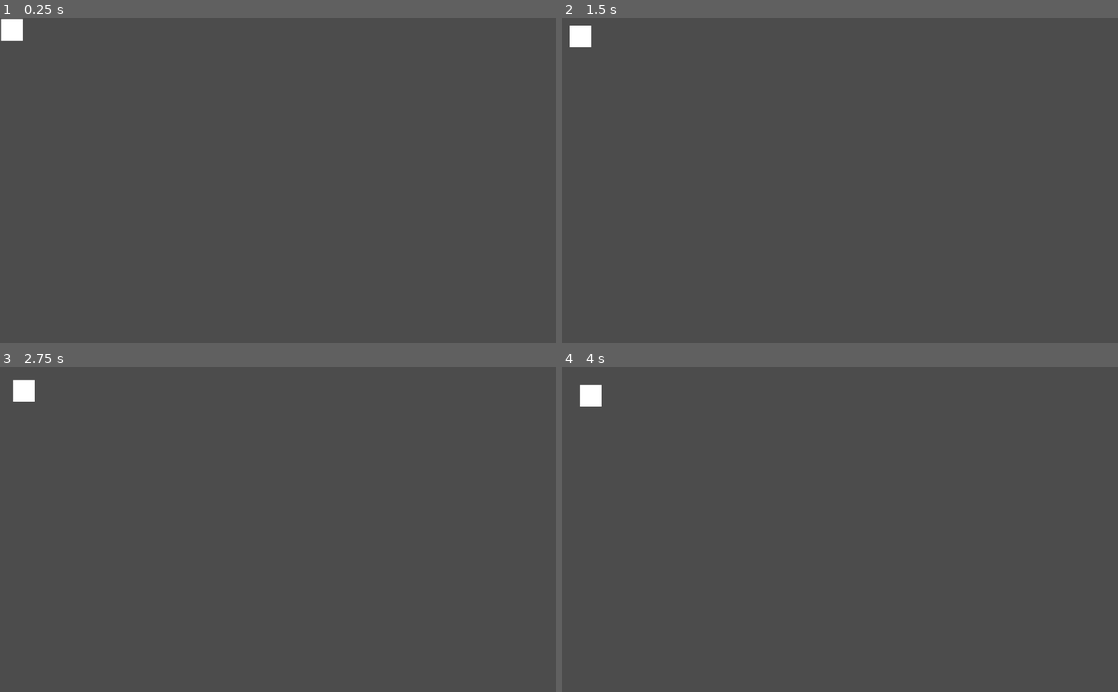
Above: before the commit, frames 1-4 (two rows, left to right).
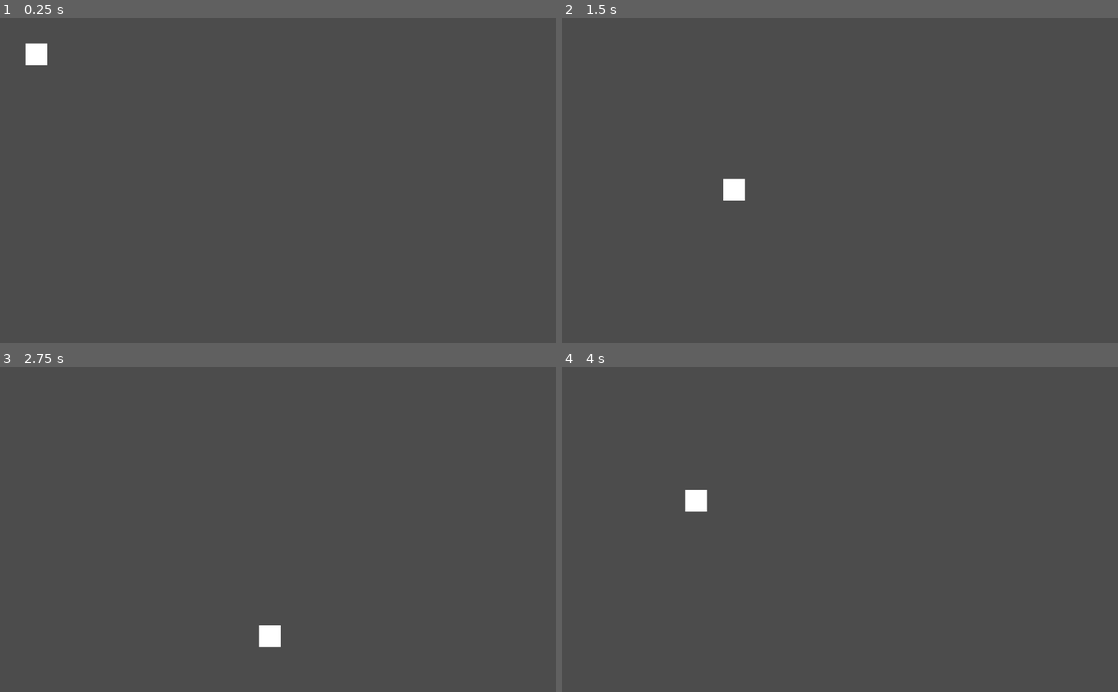
Above: after the commit, the same moments.

Repository: alexjpaz-playground/stash
Game: Godot game, scene res://Main.tscn
The game is run twice, just before and just after one commit, with the same random seed, the same clock (stepped at 60 frames per second) and the same inputs.
Inputs:
- Up to frame 1 (0.25 s): no input
- Up to frame 2 (1.5 s): no input
- Up to frame 3 (2.75 s): no input
- Up to frame 4 (4 s): no input

The runs differ from the first frame. In frame 1, 0.5% of the frame differs, in the area x 0-9%, y 0-15%; in frame 2, 0.5%; in frame 3, 0.5%; in frame 4, 0.5%.

Commit message:
Bounce when reaching boundary

Diff:
--- a/godot/Ball.gd
+++ b/godot/Ball.gd
@@ -1,4 +1,18 @@
 extends RigidBody2D
 
+export var velocity = Vector2(50, 50)
+
+export var screen_size = Rect2(0,0, 500, 500)
+
 func _ready():
-	self.linear_velocity = Vector2(10,10)
+	self.linear_velocity = velocity
+
+func _physics_process(delta):
+	if self.position.y > screen_size.size.y:
+		self.linear_velocity += Vector2(0, -50)
+	if self.position.y < screen_size.position.y:
+		self.linear_velocity += Vector2(0, 50)
+	if self.position.x < screen_size.position.x:
+		self.linear_velocity += Vector2(50, 0)
+	if self.position.x > screen_size.size.x:
+		self.linear_velocity += Vector2(-50, 0)
--- a/godot/Ball.tscn
+++ b/godot/Ball.tscn
@@ -10,7 +10,9 @@
 
 [node name="RigidBody2D" type="RigidBody2D" parent="."]
 gravity_scale = 0.0
+linear_damp = 0.0
 script = ExtResource( 1 )
+velocity = Vector2( 200, 200 )
 
 [node name="ColorRect" type="ColorRect" parent="RigidBody2D"]
 margin_right = 40.0
